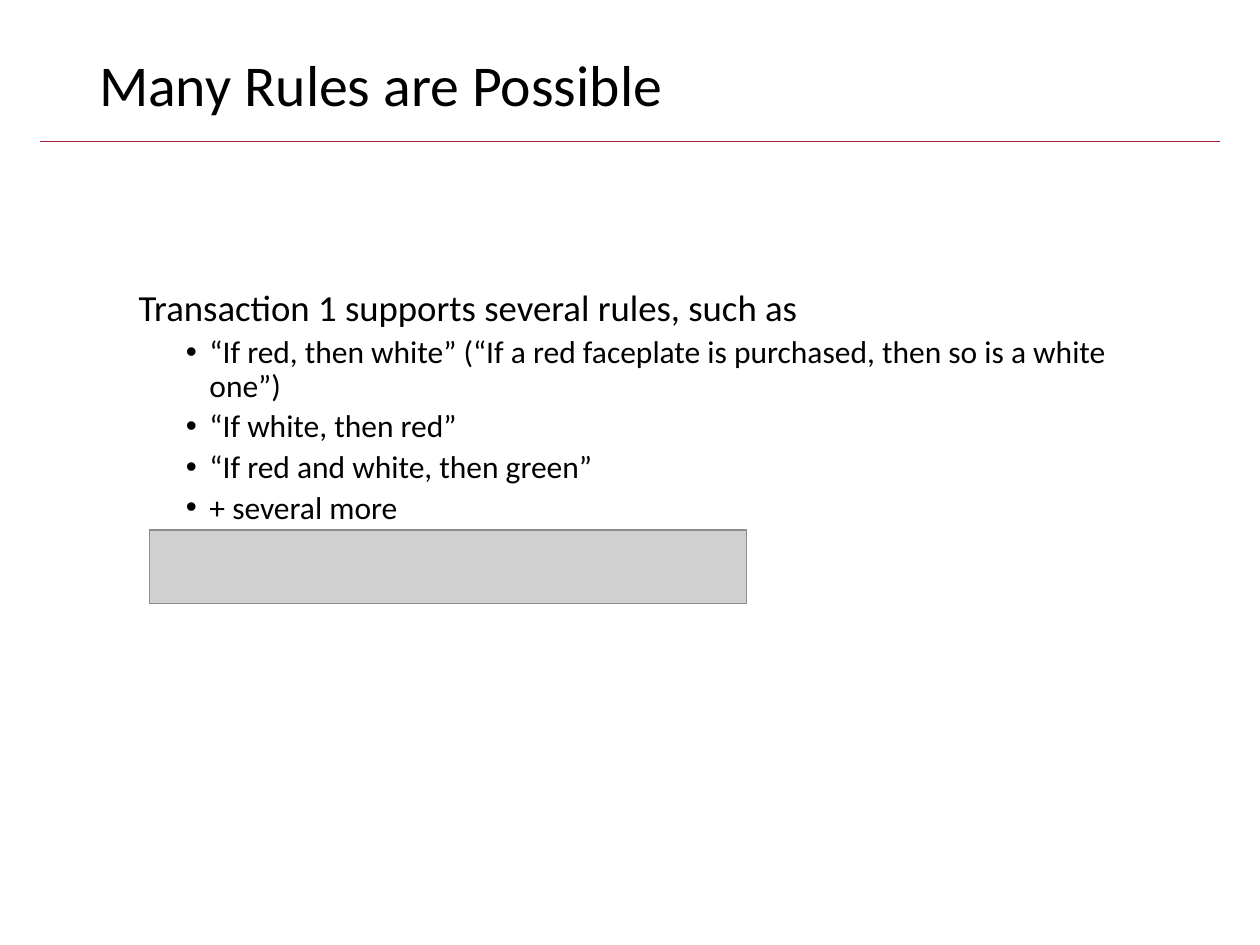
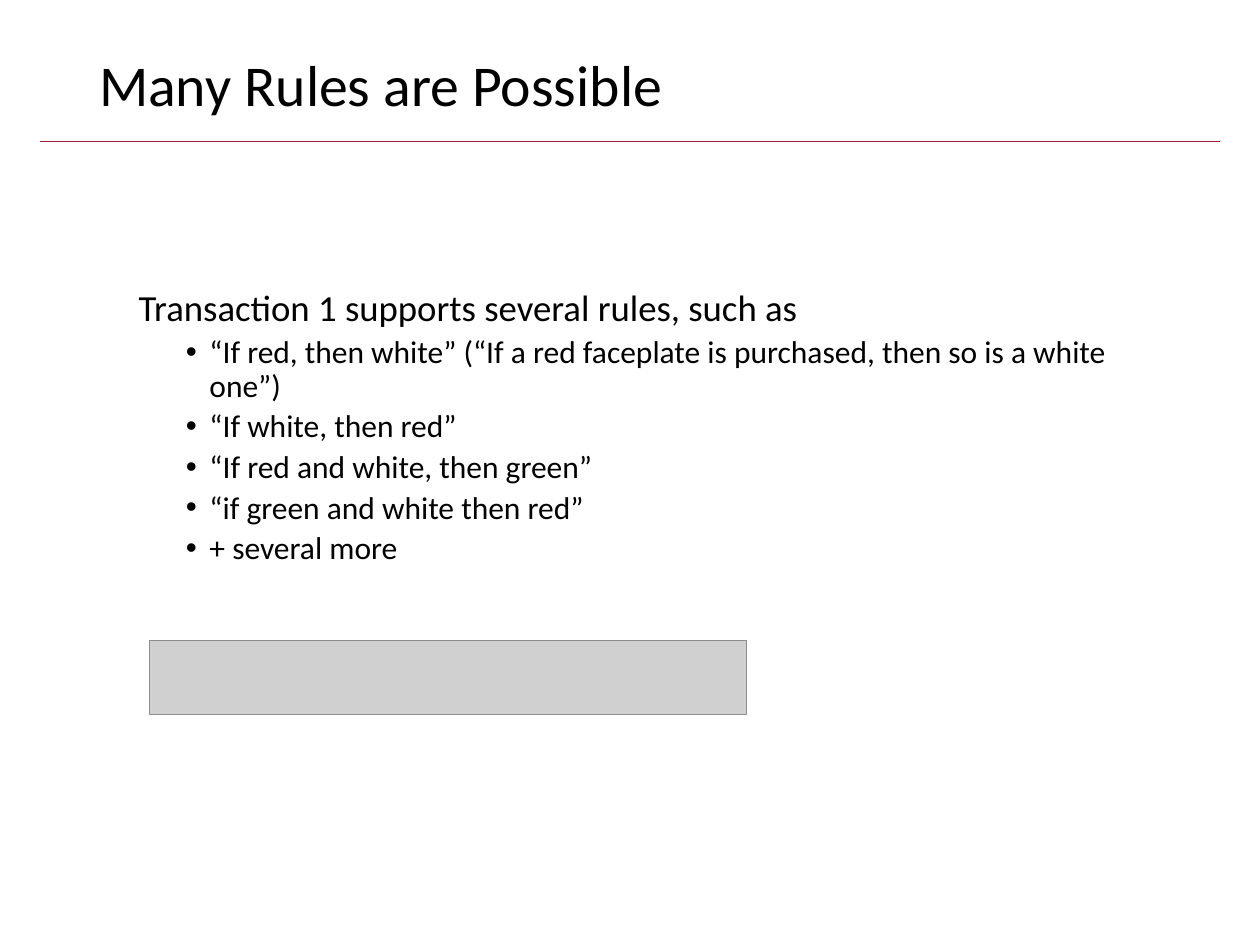
Before and after one commit to kwartler/Harvard_DataMining_Business_Student, a slide deck: slide 18 of Lessons/L_unsupervised/AssociationRules_CollaborativeFiltering.pptx (slide 19 before the commit). Drawn at 1260x945 pixels with LibreOffice and Linux fonts; fonts in the diff are those of the drawing; grey boxes stand for pictures; background and template pictures are left out. Boxes give left, top, right and bottom in pixels: in the first picture for what was removed or moved away, otherwise in the second. Text is boxed around its words. In the diff, an @@ line names an element or a change of style, - is before the commit and + after.

```diff
--- a/Lessons/L_unsupervised/AssociationRules_CollaborativeFiltering.pptx
+++ b/Lessons/L_unsupervised/AssociationRules_CollaborativeFiltering.pptx
@@ text at (x1=209, y1=496, x2=584, y2=525): paragraph added @@
+  • “if green and white then red”
@@ picture moved from (x1=149, y1=530, x2=746, y2=604) to (x1=149, y1=641, x2=746, y2=714) @@
```
Also in this commit, not shown: 41 other slides changed, 3 slides removed.
